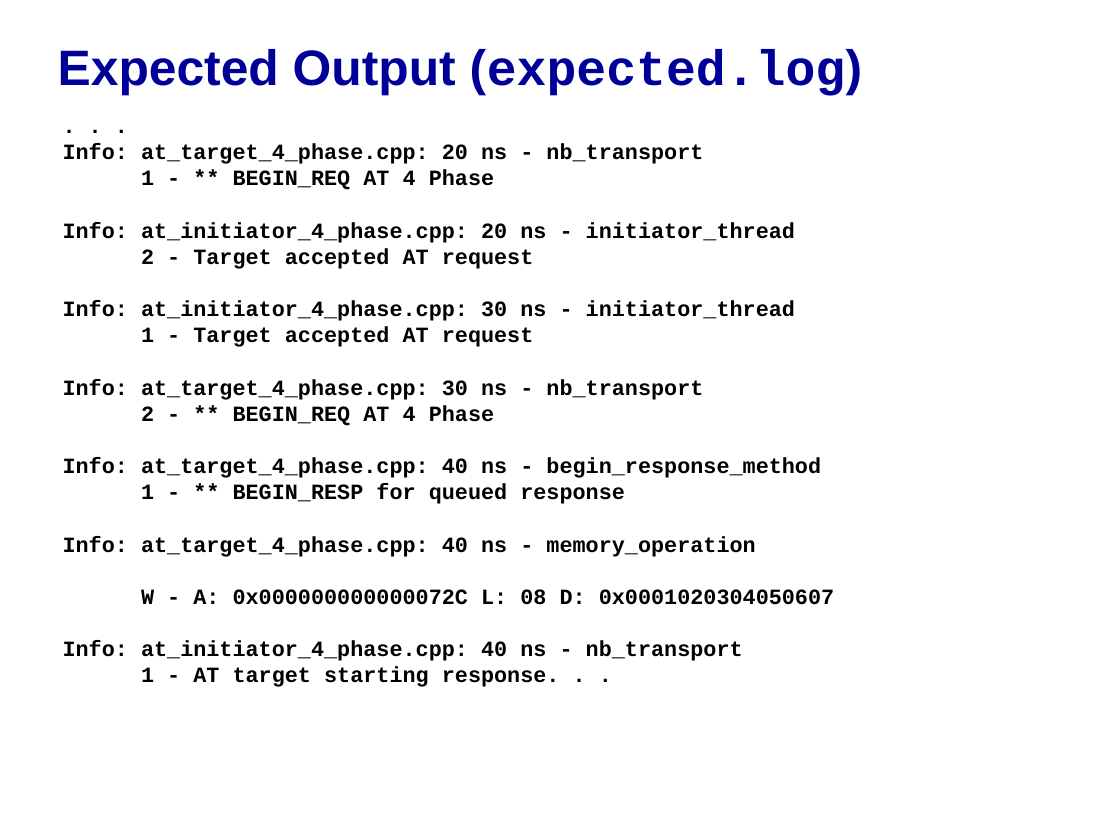
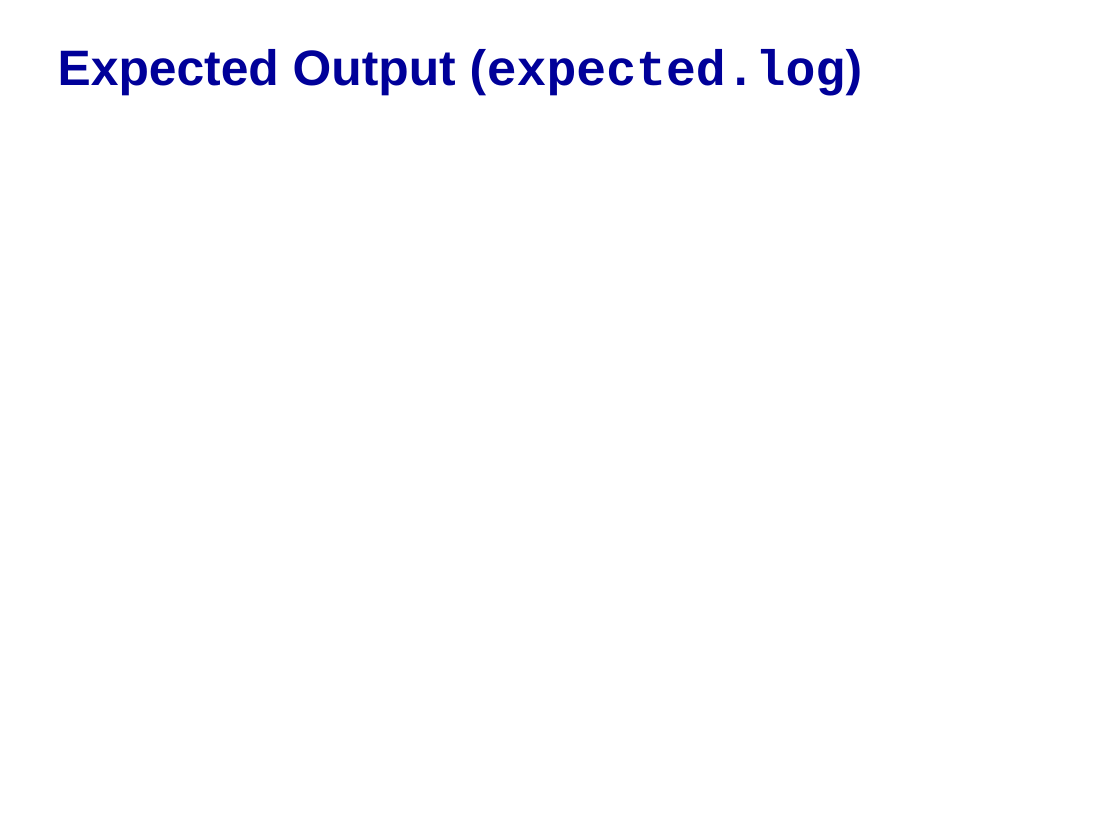
Before and after one commit to accellera-official/systemc, a slide deck: slide 6 of examples/tlm/lt_dmi/docs/lt_dmi_example.ppt. Drawn at 1120x840 pixels with LibreOffice and Linux fonts; fonts in the diff are those of the drawing; background and template pictures are left out. Boxes give left, top, right and bottom in pixels: in the first picture for what was removed or moved away, otherwise in the second. Text is boxed around its words. In the diff, an @@ line names an element or a change of style, - is before the commit and + after.

Commit message:
updated ppt fot lt_dmi

```diff
--- a/examples/tlm/lt_dmi/docs/lt_dmi_example.ppt
+++ b/examples/tlm/lt_dmi/docs/lt_dmi_example.ppt
@@ text removed at (63,144,834,687) @@
-. . .
-Info: at_target_4_phase.cpp: 20 ns - nb_transport
-1 - ** BEGIN_REQ AT 4 Phase
-Info: at_initiator_4_phase.cpp: 20 ns - initiator_thread
-2 - Target accepted AT request
-Info: at_initiator_4_phase.cpp: 30 ns - initiator_thread
-1 - Target accepted AT request
-Info: at_target_4_phase.cpp: 30 ns - nb_transport
-2 - ** BEGIN_REQ AT 4 Phase
-Info: at_target_4_phase.cpp: 40 ns - begin_response_method
-1 - ** BEGIN_RESP for queued response
-Info: at_target_4_phase.cpp: 40 ns - memory_operation
-W - A: 0x000000000000072C L: 08 D: 0x0001020304050607
-Info: at_initiator_4_phase.cpp: 40 ns - nb_transport
-1 - AT target starting response. . .
```
Also in this commit, not shown: 5 other slides changed, 7 slides removed.
